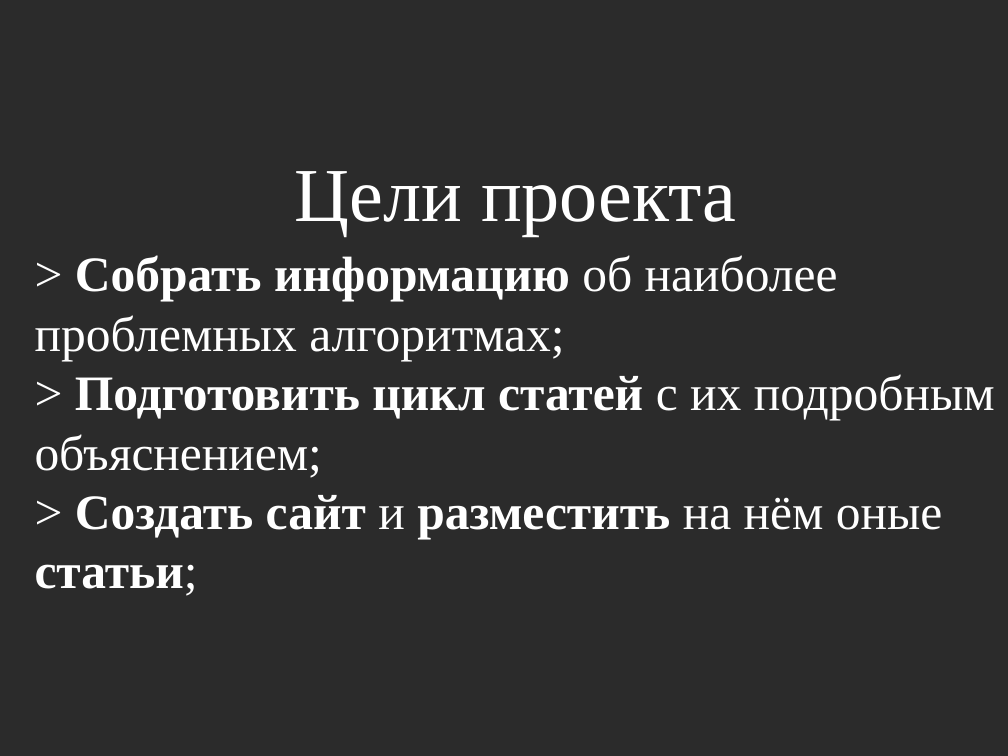
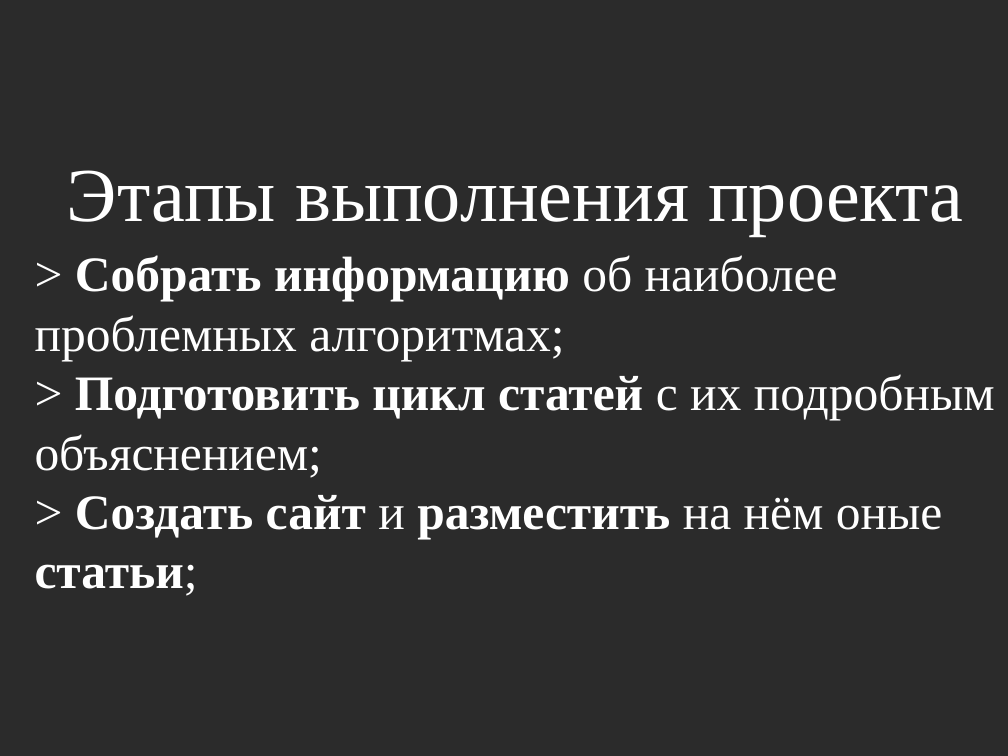
Before and after one commit to Mirovengil/school_project, a slide deck: slide 7 of project_page/Презентация/Шаблон.odp (slide 23 before the commit). Drawn at 1008x756 pixels with LibreOffice and Linux fonts; fonts in the diff are those of the drawing; background and template pictures are left out; a plain dark background stands for a picture behind light text. Boxes give left, top, right and bottom in pixels: in the first picture for what was removed or moved away, otherwise in the second. Text is boxed around its words. In the diff, an @@ line names an element or a change of style, - is before the commit and + after.

```diff
--- a/project_page/Презентация/Шаблон.odp
+++ b/project_page/Презентация/Шаблон.odp
@@ title at (x1=67, y1=170, x2=964, y2=236): text changed @@
-Цели проекта
+Этапы выполнения проекта
```
Also in this commit, not shown: 25 slides removed, 7 other files.
